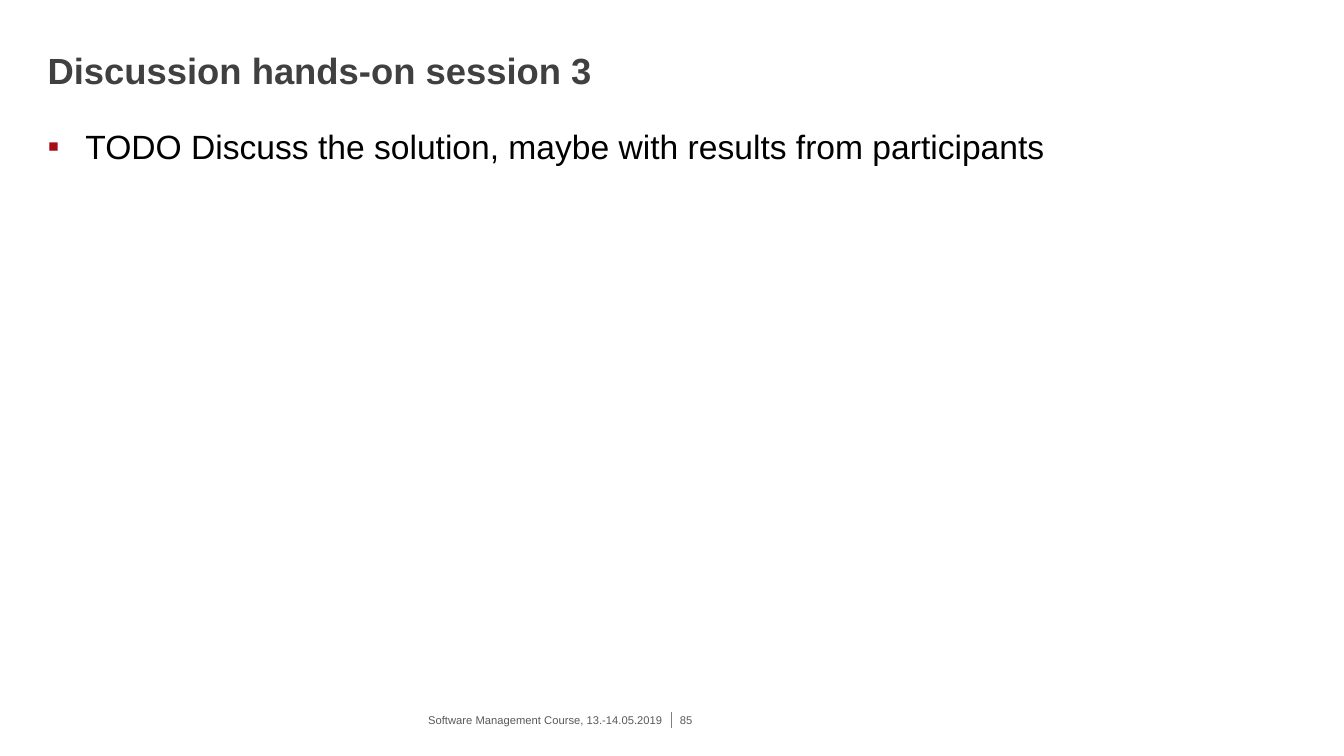
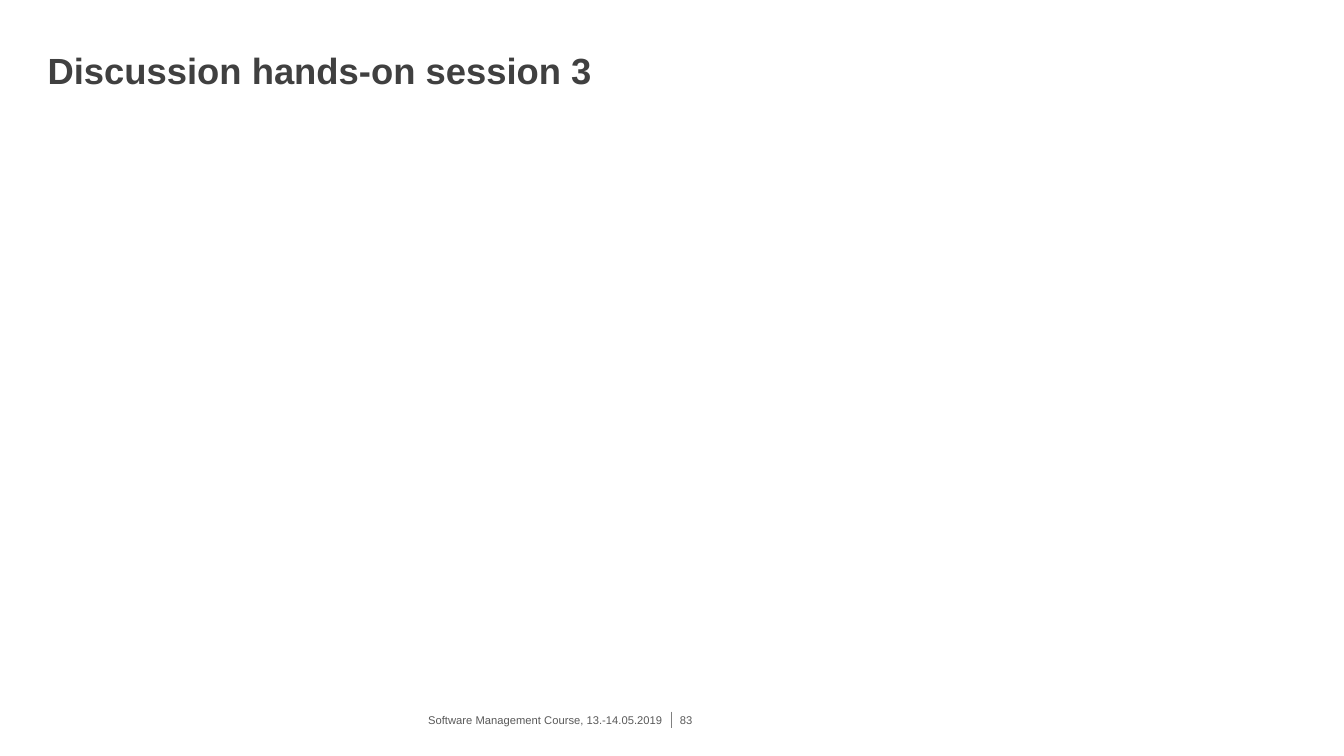
Before and after one commit to eth-cscs/SoftwareManagementCourse2019, a slide deck: slide 83 of cmake/2019-05-13^.14_CMake.pptx (slide 85 before the commit). Drawn at 1344x756 pixels with LibreOffice and Linux fonts; fonts in the diff are those of the drawing; background and template pictures are left out. Boxes give left, top, right and bottom in pixels: in the first picture for what was removed or moved away, otherwise in the second. Text is boxed around its words. In the diff, an @@ line names an element or a change of style, - is before the commit and + after.

```diff
--- a/cmake/2019-05-13^.14_CMake.pptx
+++ b/cmake/2019-05-13^.14_CMake.pptx
@@ text removed at bbox=[85, 134, 1044, 166] @@
-▪ TODO Discuss the solution, maybe with results from participants
```
Also in this commit, not shown: 19 other slides changed, 3 slides added.
